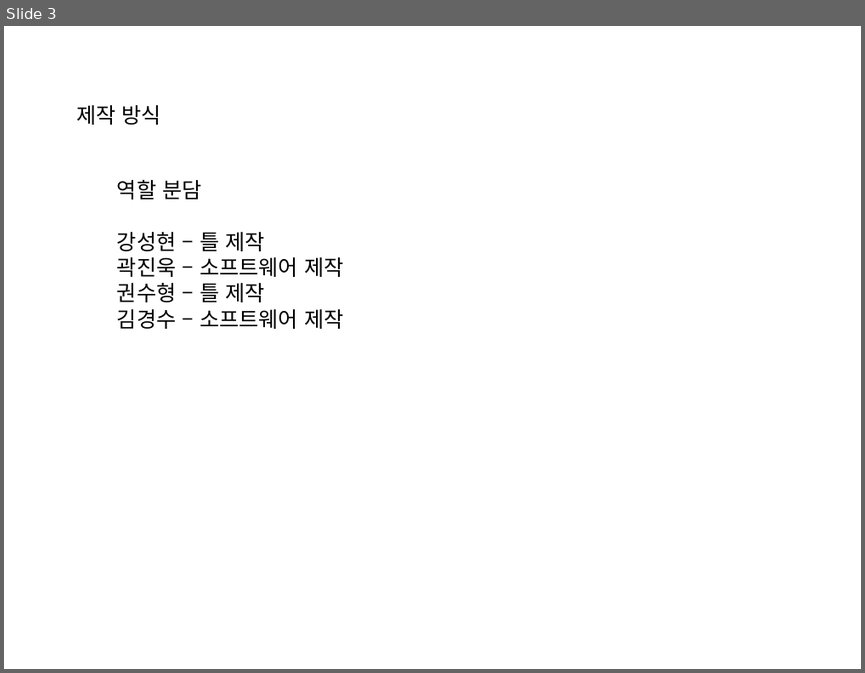
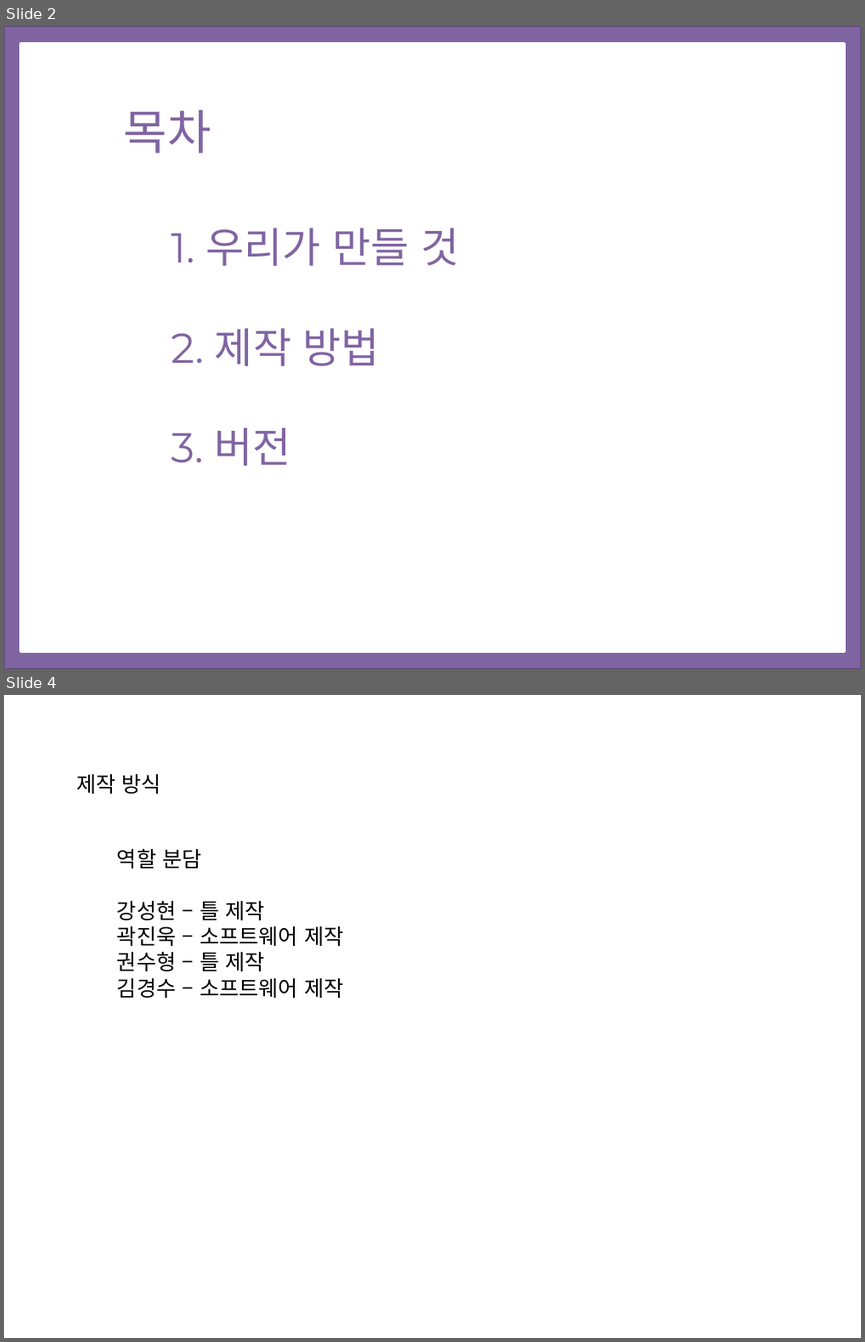
Before and after one commit to Roy052/CYS_Mushroom, a slide deck: Mushroom Lantern.pptx. Shown one above the other, each under a label of ours: slide 3 before the commit, slides 2 and 4 after it; the slides between them are not shown. The pictures are 865x673 and 865x1342 pixels, drawn with LibreOffice and Linux fonts; fonts in the diff are those of the drawing. Boxes give left, top, right and bottom in pixels: in the first picture for what was removed or moved away, otherwise in the second. Text is boxed around its words. In the diff, an @@ line names an element or a change of style, - is before the commit and + after.

```diff
--- a/Mushroom Lantern.pptx
+++ b/Mushroom Lantern.pptx
@@ slide 2 added at (4,26,861,669), background #FFFFFF @@
@@ rectangle added at (4,26,861,669), fill #8064A2, outline #5F4A78 2 pt @@
@@ rectangle added at (21,44,845,652), fill #FFFFFF, outline #FFFFFF 2 pt @@
@@ text added at (124,109,211,154), 40 pt, text #8064A2 @@
+목차
@@ text added at (171,227,459,465), 35 pt, text #8064A2 @@
+1. 우리가 만들 것
+2. 제작 방법
+3. 버전
@@ what was slide 3 is now slide 4 @@
```
Also in this commit, not shown: 2 slides changed.
